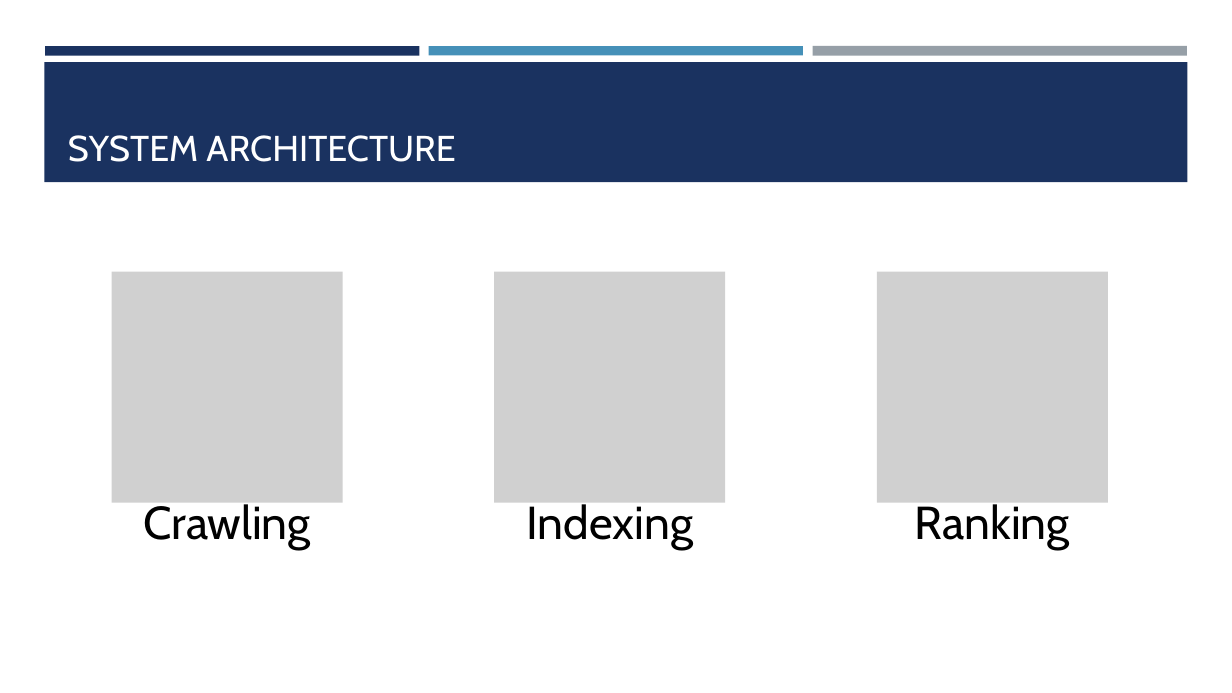
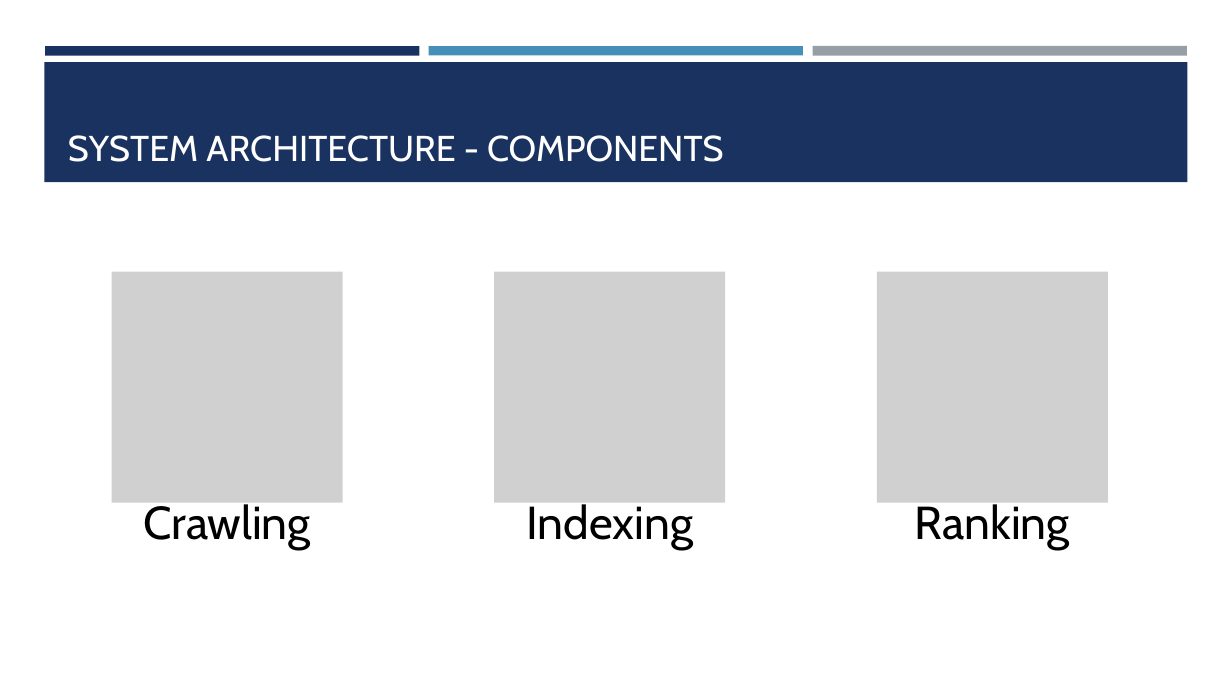
Before and after one commit to seakmengc/find_me, a slide deck: slide 4 of docs/find_me.pptx (slide 3 before the commit). Drawn at 1232x693 pixels with LibreOffice and Linux fonts; fonts in the diff are those of the drawing; grey boxes stand for pictures. Boxes give left, top, right and bottom in pixels: in the first picture for what was removed or moved away, otherwise in the second. Text is boxed around its words. In the diff, an @@ line names an element or a change of style, - is before the commit and + after.

Commit message:
updated

```diff
--- a/docs/find_me.pptx
+++ b/docs/find_me.pptx
@@ title at (68,135,724,162): text changed @@
-SYSTEM ARCHITECTURE
+SYSTEM ARCHITECTURE - COMPONENTS
```
Also in this commit, not shown: 1 slide added.
